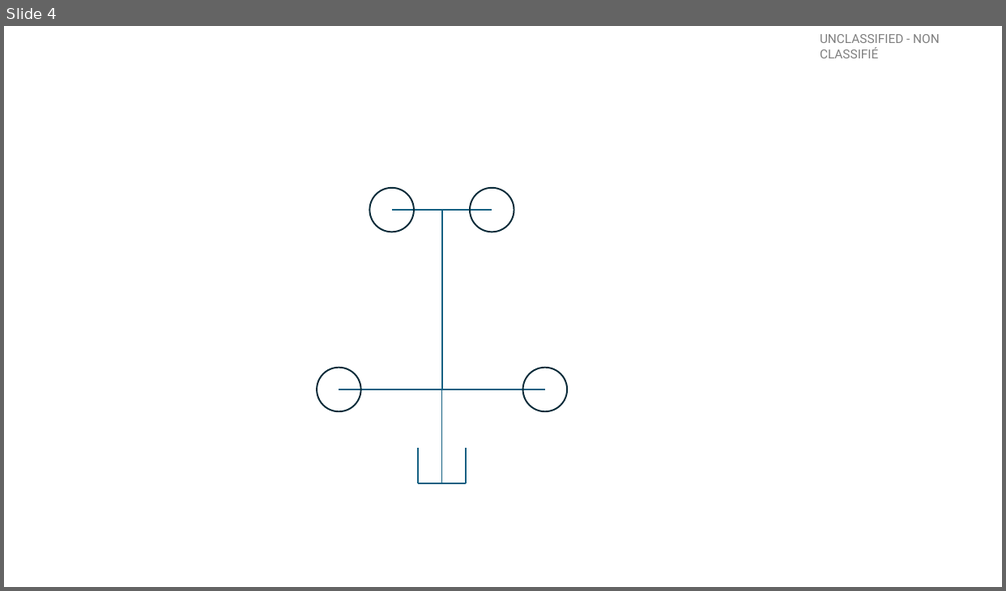
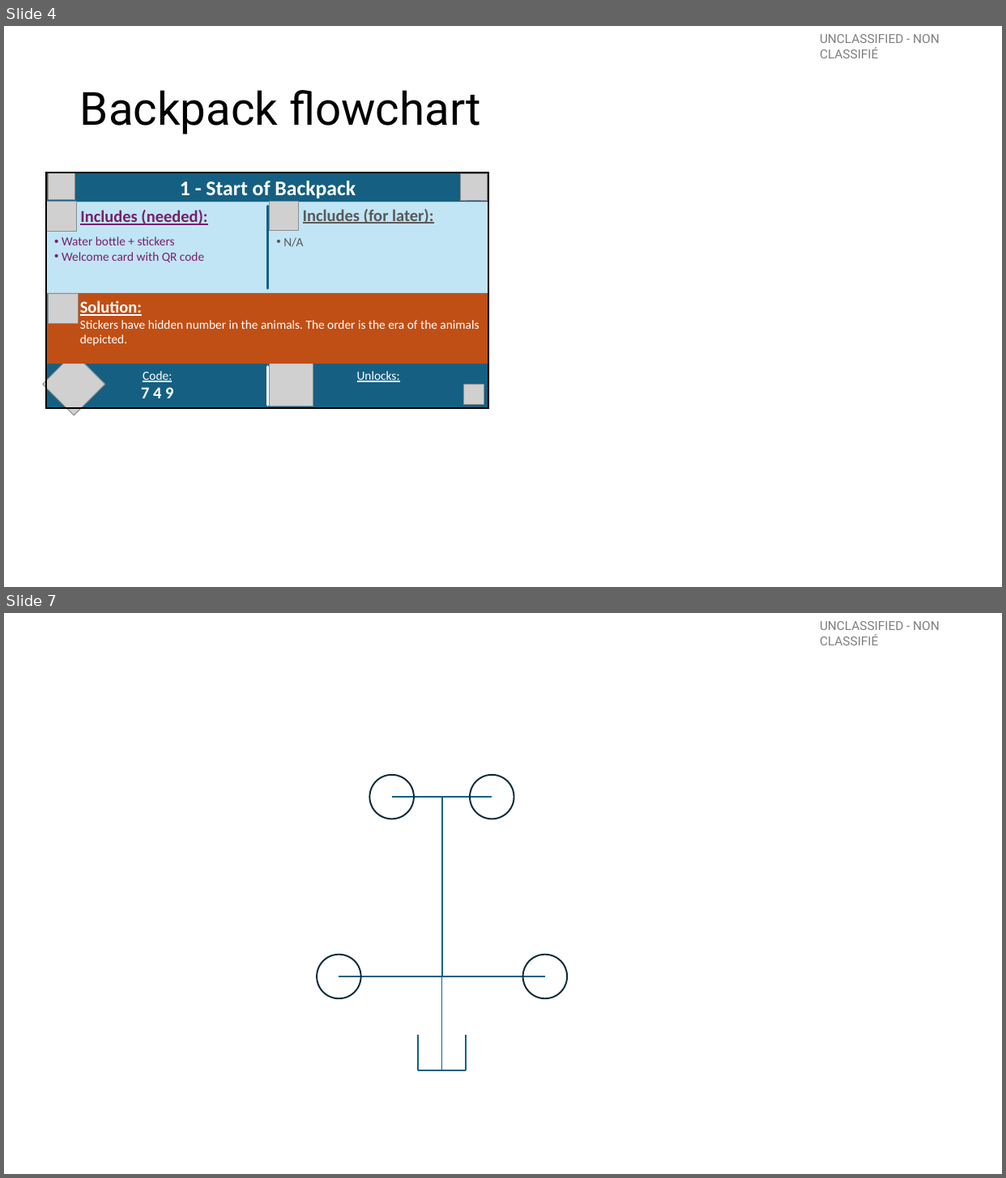
Before and after one commit to OttawaVisuals/EscapeBackpack, a slide deck: Hiking_Trip/Helper_Graphs.pptx. Shown one above the other, each under a label of ours: slide 4 before the commit, slides 4 and 7 after it; the slides between them are not shown. The pictures are 1006x591 and 1006x1178 pixels, drawn with LibreOffice and Linux fonts; fonts in the diff are those of the drawing; grey boxes stand for pictures. Boxes give left, top, right and bottom in pixels: in the first picture for what was removed or moved away, otherwise in the second. Text is boxed around its words. In the diff, an @@ line names an element or a change of style, - is before the commit and + after.

Commit message:
Solutions

```diff
--- a/Hiking_Trip/Helper_Graphs.pptx
+++ b/Hiking_Trip/Helper_Graphs.pptx
@@ slide 4 added at [4,26,1002,587], background #FFFFFF; not listed: 1 template element that a slide beside it also shows @@
@@ title added at [80,90,481,135], 44 pt, text #000000 @@
+Backpack flowchart
@@ rectangle added at [46,173,488,408], outline #000000 1.5 pt @@
@@ rectangle added at [47,173,489,408], fill #C1E5F5 @@
@@ rectangle added at [47,173,489,202], fill #156082, 20 pt, text #FFFFFF, bold @@
+1 - Start of Backpack
@@ picture added at [49,173,74,199] @@
@@ picture added at [461,173,487,199] @@
@@ picture added at [47,202,76,231] @@
@@ text added at [80,210,207,225], 16 pt, text #78206E, bold, underline @@
+Includes (needed):
@@ line added from (268, 288) to (268, 207), #156082 2.25 pt @@
@@ picture added at [269,201,298,230] @@
@@ text added at [303,209,433,224], 16 pt, text #595959, bold, underline @@
+Includes (for later):
@@ text added at [62,237,204,263], 12 pt, text #78206E @@
+• Water bottle + stickers
+• Welcome card with QR code
@@ text added at [283,237,303,247], 12 pt, text #595959 @@
+• N/A
@@ rectangle added at [47,293,489,364], fill #C04F15 @@
@@ picture added at [49,294,78,323] @@
@@ text added at [80,301,479,346], 12 pt, text #FFFFFF @@
+Solution:
+Stickers have hidden number in the animals. The order is the era of the animals depicted.
@@ picture added at [43,353,105,416] @@
@@ rectangle added at [47,365,267,408], fill #156082, 12 pt, text #FFFFFF, underline @@
+Code:
+7 4 9
@@ rectangle added at [268,365,489,408], fill #156082, 12 pt, text #FFFFFF, underline @@
+Unlocks:
@@ picture added at [269,362,313,407] @@
@@ line added from (268, 406) to (268, 367), #FFFFFF 2.25 pt @@
@@ picture added at [463,385,484,406] @@
@@ what was slide 4 is now slide 7 @@
```
Also in this commit, not shown: 2 slides changed, 2 other slides added, 1 other file.
